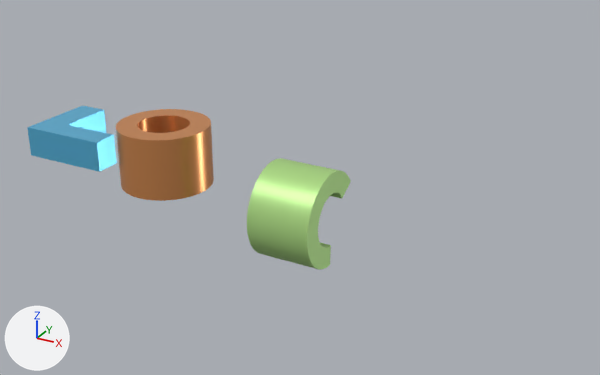
Renders of the glTF model outputs/extrude_revolve.glb from each side of a commit.
Camera for both pictures: a 50 mm camera at (95.4, -119.4, 58.7) aimed at (28.1, 3.0, -2.5). Lighting does not change. The marker at lower left points along +X, +Y and +Z. The picture after the commit comes second.

In view in the first picture: 'bracket', 'sector', 'sleeve'.
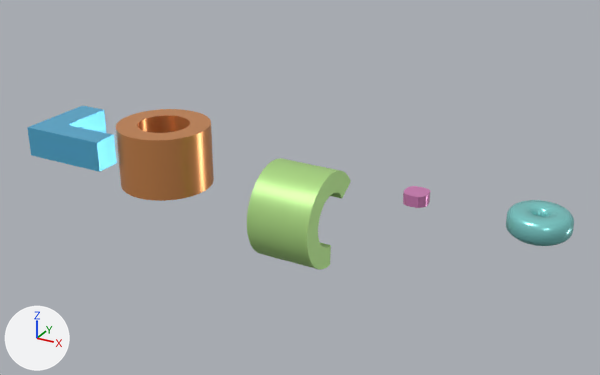
Where the change shows, as pixel boxes (x1, y1, x2, y2) in the pictures (600 x 375 px):
'curved_ring', added (cyan): after (506, 200, 574, 246)
'curved_plate', added (pink): after (403, 186, 430, 208)

The edits, one by one:
Material 'Material_4' (mat_material_4) is new.
Its base color is (0.25, 0.72, 0.7) (cyan #89ddda).
Its metallic is 0.5.
Its roughness is 0.28.
Material 'Material_3' (mat_material_3) is new.
Its base color is (0.75, 0.25, 0.55) (pink #e189c4).
Its metallic is 0.4.
Its roughness is 0.3.
Mesh me_mesh_4 is new.
It has 707 vertices, 1414 faces and spans x 67.0..77.12, y -5.0..5.0, z -0.07..4.12.
It uses material mat_material_4 (cyan #89ddda).
Mesh me_mesh_3 is new.
It has 50 vertices, 96 faces and spans x 48.88..53.12, y -0.07..4.12, z 0.0..2.0.
It uses material mat_material_3 (pink #e189c4).
Object 'curved_ring' (ob_curved_ring) is new; it shows me_mesh_4.
Its location is (0.0, 0.0, 0.0).
Object 'curved_plate' (ob_curved_plate) is new; it shows me_mesh_3.
Its location is (0.0, 0.0, 0.0).
